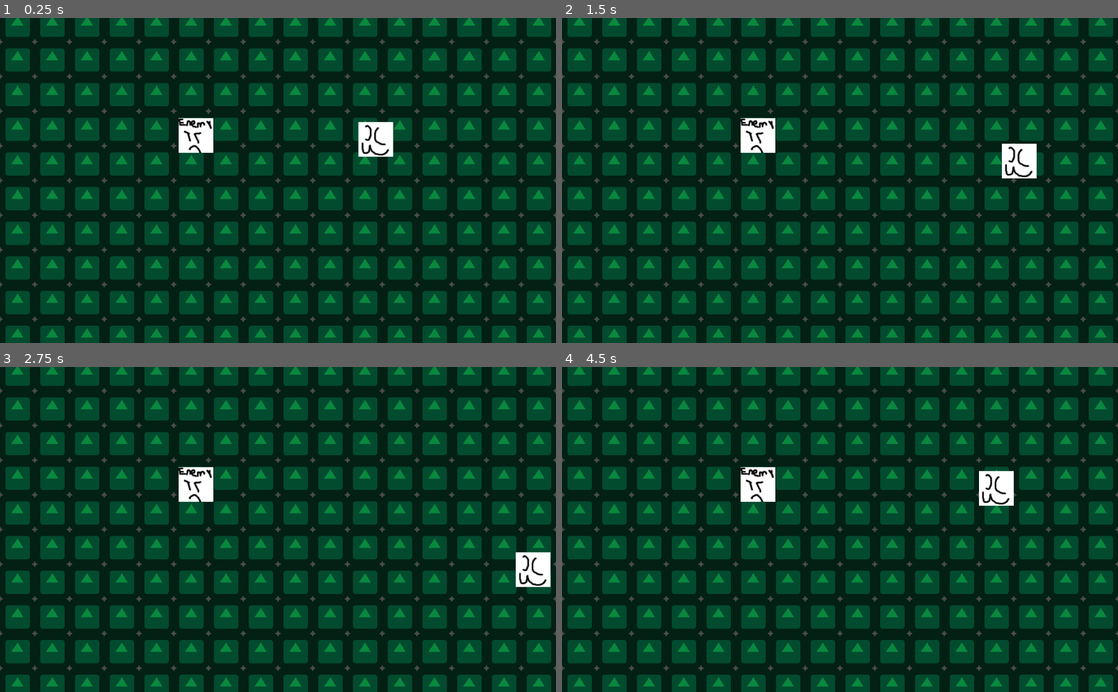
Above: before the commit, frames 1-4 (two rows, left to right).
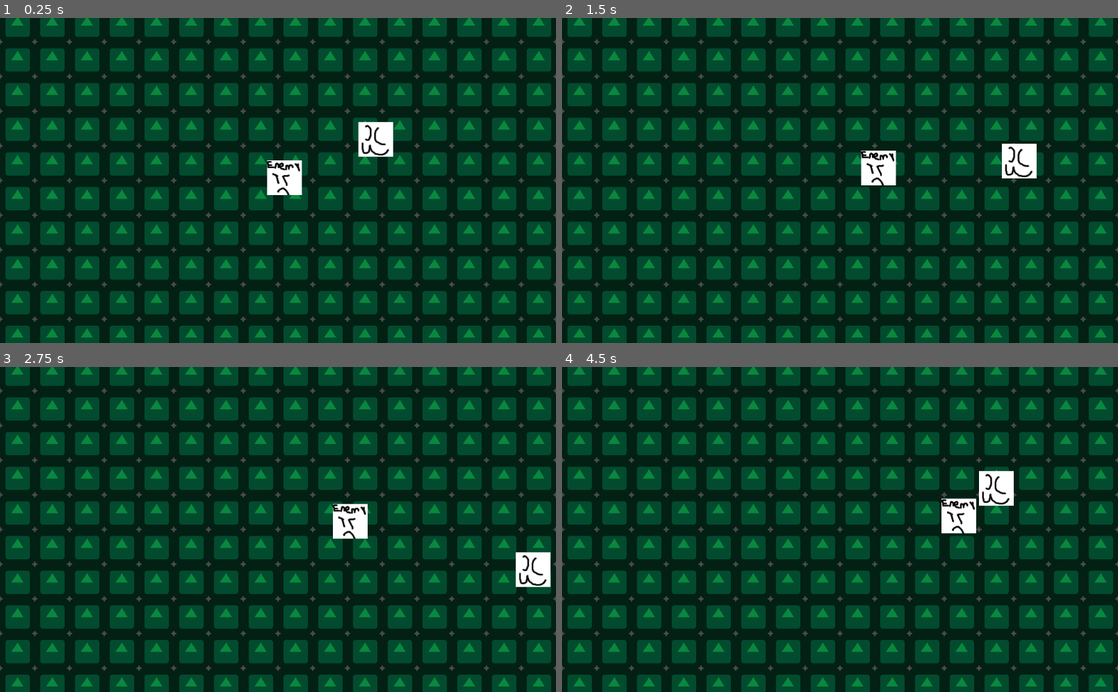
Above: after the commit, the same moments.

Repository: IAmBot102102/TheHereticKnight
Game: Godot game, scene res://Scenes/World.tscn
Two runs of this game, one before a commit and one after it. Both use one fixed random seed, a clock stepped at 60 frames per second and the inputs below. The engine's default icon, where the game draws it, is replaced by a stand-in: a white triangle on a blue panel in a dark square.
Inputs:
- Up to frame 1 (0.25 s): no input
- Up to frame 2 (1.5 s): tap Enter at 0.5 s; hold Right (ui_right) 0.53-1.28 s; hold Down (ui_down) from 1.28 s (still down)
- Up to frame 3 (2.75 s): release Down (ui_down) at 2.03 s; hold Right (ui_right) from 2.03 s (still down)
- Up to frame 4 (4.5 s): release Right (ui_right) at 2.78 s; hold Up (ui_up) 2.78-3.53 s; hold Left (ui_left) from 3.53 s (still down)

The runs differ from the first frame. In frame 1, 1.3% of the frame differs, in the area x 32-55%, y 30-55%; in frame 2, 1.3%; in frame 3, 1.3%; in frame 4, 1.4%, in the area x 32-75%, y 30-52%.

Commit message:
Added Patrrol and Trackable enemy types.

Diff:
--- a/Scenes/Entity/Enemy.tscn
+++ b/Scenes/Entity/Enemy/Enemy.tscn
@@ -1,8 +1,9 @@
 [gd_scene load_steps=4 format=2]
 
 [ext_resource path="res://Scenes/Entity/Entity.tscn" type="PackedScene" id=1]
-[ext_resource path="res://Scripts/Entity/Enemy.gd" type="Script" id=2]
+[ext_resource path="res://Scripts/Entity/Enemy/Enemy.gd" type="Script" id=2]
 [ext_resource path="res://Assets/Sprites/enemy.png" type="Texture" id=3]
+
 
 [node name="Enemy" instance=ExtResource( 1 )]
 script = ExtResource( 2 )
--- /dev/null
+++ b/Scenes/Entity/Enemy/PatrolEnemy.tscn
@@ -0,0 +1,7 @@
+[gd_scene load_steps=3 format=2]
+
+[ext_resource path="res://Scenes/Entity/Enemy/Enemy.tscn" type="PackedScene" id=1]
+[ext_resource path="res://Scripts/Entity/Enemy/PatrolEnemy.gd" type="Script" id=2]
+
+[node name="PatrolEnemy" index="0" instance=ExtResource( 1 )]
+script = ExtResource( 2 )
--- /dev/null
+++ b/Scenes/Entity/Enemy/TrackingEnemy.tscn
@@ -0,0 +1,7 @@
+[gd_scene load_steps=3 format=2]
+
+[ext_resource path="res://Scenes/Entity/Enemy/Enemy.tscn" type="PackedScene" id=1]
+[ext_resource path="res://Scripts/Entity/Enemy/TrackingEnemy.gd" type="Script" id=2]
+
+[node name="TrackingEnemy" instance=ExtResource( 1 )]
+script = ExtResource( 2 )
--- a/Scenes/World.tscn
+++ b/Scenes/World.tscn
@@ -1,8 +1,8 @@
 [gd_scene load_steps=4 format=2]
 
 [ext_resource path="res://Assets/Tiles/Sets/WorldTilemap.tres" type="TileSet" id=1]
-[ext_resource path="res://Scenes/Entity/Enemy.tscn" type="PackedScene" id=2]
-[ext_resource path="res://Scenes/Entity/Player.tscn" type="PackedScene" id=3]
+[ext_resource path="res://Scenes/Entity/Player.tscn" type="PackedScene" id=2]
+[ext_resource path="res://Scenes/Entity/Enemy/TrackingEnemy.tscn" type="PackedScene" id=3]
 
 [node name="World" type="Node2D"]
 
@@ -14,8 +14,8 @@
 format = 1
 tile_data = PoolIntArray( -393225, 0, 0, -393224, 0, 0, -393223, 0, 0, -393222, 0, 0, -393221, 0, 0, -393220, 0, 0, -39 …(3183 unchanged characters)…
 
-[node name="Enemy" parent="." instance=ExtResource( 2 )]
-position = Vector2( -151.26, -83.193 )
+[node name="Player" parent="." instance=ExtResource( 2 )]
+position = Vector2( 180.251, -76.2602 )
 
-[node name="Player" parent="." instance=ExtResource( 3 )]
-position = Vector2( 180.251, -76.2602 )
+[node name="TrackingEnemy" parent="." instance=ExtResource( 3 )]
+Speed = 50
--- a/Scripts/Entity/Enemy.gd
+++ /dev/null
@@ -1,27 +0,0 @@
-extends Entity
-
-export var MovementInterval := 0.8
-
-var move := Vector2.ZERO
-
-func _ready():
-	add_to_group("enemy")
-
-	var timer := Timer.new()
-	timer.start(MovementInterval)
-	timer.connect("timeout", self, "_on_timeout")
-	add_child(timer)
-
-func movement(delta) -> Vector2:
-	return move.normalized() * Speed * delta
-
-func _on_timeout():
-	randomize()
-	var rand := randi() % 4
-
-	match rand:
-		1: move = Vector2.UP
-		2: move = Vector2.DOWN
-		3: move = Vector2.LEFT
-		4: move = Vector2.RIGHT
-		_: move = Vector2.ZERO
--- /dev/null
+++ b/Scripts/Entity/Enemy/Enemy.gd
@@ -0,0 +1,6 @@
+extends Entity
+class_name Enemy
+
+func _ready():
+	set_process_input(false)
+	add_to_group("enemy")
--- /dev/null
+++ b/Scripts/Entity/Enemy/PatrolEnemy.gd
@@ -0,0 +1,37 @@
+extends Enemy
+
+# The (float) seconds until the timer restarts.
+export var MovementInterval := 0.8
+"""
+Must be at least 4. The higher it is, the higher it is,
+the higher the chance he won't move.
+"""
+export var ChanceVelocityZero := 7
+# This is set when the timer times out.
+var move := Vector2.ZERO
+
+func _ready():
+	assert(ChanceVelocityZero > 4)
+
+	var timer := Timer.new()
+	timer.start(MovementInterval)
+	timer.connect("timeout", self, "_on_timeout")
+	add_child(timer)
+
+# Overriden function from `class_name Entity`
+func movement(delta) -> Vector2:
+	return move.normalized() * Speed * delta
+
+func _on_timeout():
+	# randomize() is always called before doing new RNG.
+	randomize()
+	# Chooses a random number between 0-ChanceVelocityZero (rand > 4)
+	var rand := randi() % ChanceVelocityZero
+	print(rand)
+
+	match rand:
+		0: move = Vector2.UP
+		1: move = Vector2.DOWN
+		2: move = Vector2.LEFT
+		3: move = Vector2.RIGHT
+		_: move = Vector2.ZERO
--- /dev/null
+++ b/Scripts/Entity/Enemy/TrackingEnemy.gd
@@ -0,0 +1,49 @@
+extends Enemy
+
+"""
+Trackers should focus on their target and their
+target only, so the target is set when spawned.
+"""
+
+# Time to wait to retarget when no one's around.
+export var IdleRetargetTime := 5
+
+var target : Entity
+var timer := Timer.new()
+var move := Vector2.ZERO
+
+func _ready():
+	add_child(timer)
+
+	_retarget()
+
+# Overriden function from `class_name Entity`
+func movement(delta) -> Vector2:
+	move = target.get_position()
+	return move.normalized() * Speed * delta
+
+func _retarget():
+	if target != null:
+		target.disconnect("killed", self, "_on_target_killed")
+
+	# Gets all the possible objects that can be tracked.
+	var trackables := get_tree().get_nodes_in_group("trackable")
+	var size := trackables.size()
+
+	# Waits to retarget instead of resource-hogging
+#	if size == 0:
+#		timer.start(IdleRetargetTime)
+#		# Resumes execution when timer stops.
+#		yield(timer, "timeout")
+#		timer.stop()
+
+	# Called to generate a new seed for randi()
+	randomize()
+	var rand := randi() % size
+
+	target = trackables[rand]
+	target.connect("killed", self, "_on_target_killed")
+
+func _on_target_killed():
+	print("Killed target successfully")
+	self.queue_free()
--- a/Scripts/Entity/Player.gd
+++ b/Scripts/Entity/Player.gd
@@ -9,6 +9,7 @@
 
 func _ready():
 	add_to_group("playable", true)
+	add_to_group("trackable", true)
 	connect("collided", self, "_on_collision")
 
 func _on_collision(body : KinematicCollision2D):
--- a/project.godot
+++ b/project.godot
@@ -9,12 +9,18 @@
 config_version=4
 
 _global_script_classes=[ {
+"base": "Entity",
+"class": "Enemy",
+"language": "GDScript",
+"path": "res://Scripts/Entity/Enemy/Enemy.gd"
+}, {
 "base": "KinematicBody2D",
 "class": "Entity",
 "language": "GDScript",
 "path": "res://Scripts/Entity/Entity.gd"
 } ]
 _global_script_class_icons={
+"Enemy": "",
 "Entity": ""
 }
 
@@ -22,7 +28,7 @@
 
 config/name="The Heretic Knight"
 run/main_scene="res://Scenes/World.tscn"
-config/icon="res://SpritePicturesTextures/icon.png"
+config/icon="res://icon.png"
 
 [input]
 
